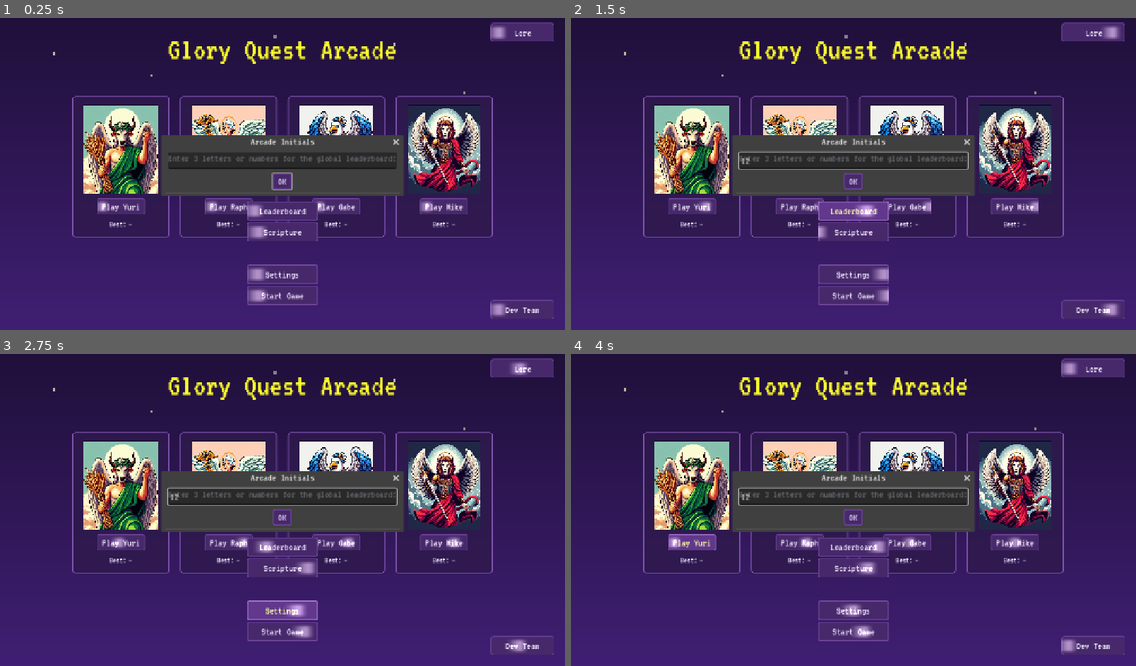
Above: before the commit, frames 1-4 (two rows, left to right).
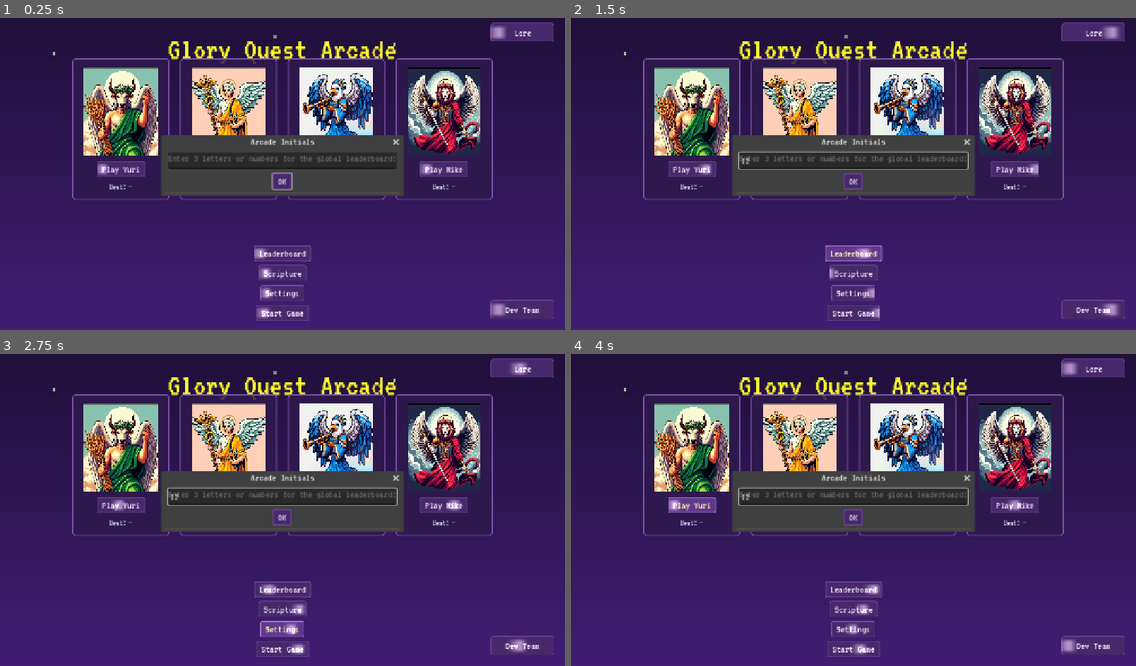
Above: after the commit, the same moments.

Repository: khrollo963/Occult-Video-Game-
Game: Godot game, scene res://scenes/UI/main_menu.tscn
The game is run twice, just before and just after one commit, with the same random seed, the same clock (stepped at 60 frames per second) and the same inputs.
Inputs (mouse positions are in pixels of both pictures, inside the frame that each line leads up to):
- Up to frame 1 (0.25 s): no input
- Up to frame 2 (1.5 s): click (853, 161) at 0.52 s; type "12" at 0.6 s; click "Leaderboard" at 1.25 s
- Up to frame 3 (2.75 s): click "Settings" at 2 s
- Up to frame 4 (4 s): click "Scripture" at 2.75 s; click "Play Yuri" at 3.5 s

The runs differ from the first frame. In frame 1, 18% of the frame differs, in the area x 12-88%, y 12-98%; in frame 2, 19%; in frame 3, 19%; in frame 4, 19%.

Commit message:
fix: menu layout, parallax crash, power-ups, and enemy kills
Reorganize main menu nav into BottomNav to stop button overlap. Use ParallaxSetup.create() so layer_colors works at runtime. Add scrolling Yuri power-up pickups and emit enemy_killed only on death.

Co-authored-by: Cursor <cursoragent@cursor.com>

Diff:
--- a/scenes/UI/main_menu.gd
+++ b/scenes/UI/main_menu.gd
@@ -35,10 +35,10 @@
 
 func _apply_button_sheen() -> void:
 	var buttons: Array[Button] = [
-		$StartButton,
-		$SettingsButton,
-		$ScriptureButton,
-		$LeaderboardButton,
+		$BottomNav/StartButton,
+		$BottomNav/SettingsButton,
+		$BottomNav/ScriptureButton,
+		$BottomNav/LeaderboardButton,
 		$LoreButton,
 		$AboutButton,
 		$CharacterRow/CardYuri/VBox/ButtonYuri,
--- a/scenes/UI/main_menu.tscn
+++ b/scenes/UI/main_menu.tscn
@@ -106,9 +106,9 @@
 anchor_right = 0.5
 anchor_bottom = 0.5
 offset_left = -470.0
-offset_top = -170.0
+offset_top = -250.0
 offset_right = 470.0
-offset_bottom = 150.0
+offset_bottom = 60.0
 grow_horizontal = 2
 grow_vertical = 2
 theme_override_constants/separation = 24
@@ -202,65 +202,41 @@
 size_flags_horizontal = 4
 text = "Play Mike"
 
-[node name="StartButton" type="Button" parent="."]
+[node name="BottomNav" type="VBoxContainer" parent="."]
 layout_mode = 1
 anchors_preset = 7
 anchor_left = 0.5
 anchor_top = 1.0
 anchor_right = 0.5
 anchor_bottom = 1.0
-offset_left = -80.0
-offset_top = -100.0
-offset_right = 80.0
-offset_bottom = -56.0
+offset_left = -100.0
+offset_top = -196.0
+offset_right = 100.0
+offset_bottom = -16.0
 grow_horizontal = 2
 grow_vertical = 0
+theme_override_constants/separation = 8
+alignment = 1
+
+[node name="LeaderboardButton" type="Button" parent="BottomNav"]
+layout_mode = 2
+size_flags_horizontal = 4
+text = "Leaderboard"
+
+[node name="ScriptureButton" type="Button" parent="BottomNav"]
+layout_mode = 2
+size_flags_horizontal = 4
+text = "Scripture"
+
+[node name="SettingsButton" type="Button" parent="BottomNav"]
+layout_mode = 2
+size_flags_horizontal = 4
+text = "Settings"
+
+[node name="StartButton" type="Button" parent="BottomNav"]
+layout_mode = 2
+size_flags_horizontal = 4
 text = "Start Game"
-
-[node name="SettingsButton" type="Button" parent="."]
-layout_mode = 1
-anchors_preset = 7
-anchor_left = 0.5
-anchor_top = 1.0
-anchor_right = 0.5
-anchor_bottom = 1.0
-offset_left = -80.0
-offset_top = -148.0
-offset_right = 80.0
-offset_bottom = -104.0
-grow_horizontal = 2
-grow_vertical = 0
-text = "Settings"
-
-[node name="ScriptureButton" type="Button" parent="."]
-layout_mode = 1
-anchors_preset = 7
-anchor_left = 0.5
-anchor_top = 1.0
-anchor_right = 0.5
-anchor_bottom = 1.0
-offset_left = -80.0
-offset_top = -244.0
-offset_right = 80.0
-offset_bottom = -200.0
-grow_horizontal = 2
-grow_vertical = 0
-text = "Scripture"
-
-[node name="LeaderboardButton" type="Button" parent="."]
-layout_mode = 1
-anchors_preset = 7
-anchor_left = 0.5
-anchor_top = 1.0
-anchor_right = 0.5
-anchor_bottom = 1.0
-offset_left = -80.0
-offset_top = -292.0
-offset_right = 80.0
-offset_bottom = -248.0
-grow_horizontal = 2
-grow_vertical = 0
-text = "Leaderboard"
 
 [node name="RandomSplash" type="CanvasLayer" parent="."]
 layer = 50
@@ -320,9 +296,9 @@
 [connection signal="pressed" from="CharacterRow/CardRaph/VBox/ButtonRaph" to="." method="_on_button_raph_pressed"]
 [connection signal="pressed" from="CharacterRow/CardGabe/VBox/ButtonGabe" to="." method="_on_button_gabe_pressed"]
 [connection signal="pressed" from="CharacterRow/CardMike/VBox/ButtonMike" to="." method="_on_button_mike_pressed"]
-[connection signal="pressed" from="StartButton" to="." method="_on_start_button_pressed"]
-[connection signal="pressed" from="SettingsButton" to="." method="_on_settings_button_pressed"]
-[connection signal="pressed" from="ScriptureButton" to="." method="_on_scripture_button_pressed"]
-[connection signal="pressed" from="LeaderboardButton" to="." method="_on_leaderboard_button_pressed"]
+[connection signal="pressed" from="BottomNav/StartButton" to="." method="_on_start_button_pressed"]
+[connection signal="pressed" from="BottomNav/SettingsButton" to="." method="_on_settings_button_pressed"]
+[connection signal="pressed" from="BottomNav/ScriptureButton" to="." method="_on_scripture_button_pressed"]
+[connection signal="pressed" from="BottomNav/LeaderboardButton" to="." method="_on_leaderboard_button_pressed"]
 [connection signal="pressed" from="LoreButton" to="." method="_on_lore_button_pressed"]
 [connection signal="pressed" from="AboutButton" to="." method="_on_about_button_pressed"]
--- a/scenes/levels/Gabriel/gabe_game.gd
+++ b/scenes/levels/Gabriel/gabe_game.gd
@@ -2,6 +2,7 @@
 
 const HUD_SCENE := preload("res://scenes/UI/hud.tscn")
 const SceneNav := preload("res://scripts/scene_nav.gd")
+const ParallaxSetup := preload("res://scripts/parallax_setup.gd")
 
 @onready var _settings: Node = get_node("/root/SettingsManager")
 @onready var _game_manager: Node = get_node("/root/GameManager")
@@ -75,7 +76,9 @@
 
 
 func _add_parallax() -> void:
-	var bg := ParallaxBackground.new()
-	bg.set_script(load("res://scripts/parallax_setup.gd"))
+	var bg := ParallaxSetup.create([
+		Color(0.12, 0.18, 0.42, 0.55),
+		Color(0.22, 0.32, 0.58, 0.4),
+	])
 	add_child(bg)
 	move_child(bg, 1)
--- a/scenes/levels/Michael/enemy.gd
+++ b/scenes/levels/Michael/enemy.gd
@@ -34,11 +34,14 @@
 func take_damage(amount := 1) -> void:
 	health -= amount
 	sprite.modulate = Color(1.0, 0.5, 0.5)
-	get_node("/root/EventBus").enemy_killed.emit()
 	get_node("/root/VfxManager").spawn("hit_spark", global_position)
+	var killed := health <= 0
+	if not killed:
+		get_node("/root/AudioManager").play_sfx("hit")
 	await get_tree().create_timer(0.08).timeout
 	sprite.modulate = Color.WHITE
 
-	if health <= 0:
+	if killed:
+		get_node("/root/EventBus").enemy_killed.emit()
 		get_node("/root/VfxManager").spawn("death_poof", global_position)
 		queue_free()
--- a/scenes/levels/Michael/mike_game.gd
+++ b/scenes/levels/Michael/mike_game.gd
@@ -2,6 +2,7 @@
 
 const HUD_SCENE := preload("res://scenes/UI/hud.tscn")
 const SceneNav := preload("res://scripts/scene_nav.gd")
+const ParallaxSetup := preload("res://scripts/parallax_setup.gd")
 const ENEMY_SCENE := preload("res://scenes/levels/Michael/enemy.tscn")
 const GOAL_SCENE := preload("res://scenes/levels/Michael/level_goal.tscn")
 
@@ -128,11 +129,9 @@
 
 
 func _add_parallax() -> void:
-	var bg := ParallaxBackground.new()
-	bg.set_script(load("res://scripts/parallax_setup.gd"))
-	bg.layer_colors = [
+	var bg := ParallaxSetup.create([
 		Color(0.05, 0.08, 0.22, 0.8),
 		Color(0.08, 0.12, 0.28, 0.6),
-	]
+	])
 	add_child(bg)
 	move_child(bg, 1)
--- a/scenes/levels/Raphael/raph_game.gd
+++ b/scenes/levels/Raphael/raph_game.gd
@@ -3,6 +3,7 @@
 const HUD_SCENE := preload("res://scenes/UI/hud.tscn")
 const PLATFORM_SCENE := preload("res://scenes/levels/Raphael/raph_platform.tscn")
 const SceneNav := preload("res://scripts/scene_nav.gd")
+const ParallaxSetup := preload("res://scripts/parallax_setup.gd")
 
 const HEIGHT_MILESTONES := {
 	500: "Yesod",
@@ -151,11 +152,9 @@
 
 
 func _add_parallax() -> void:
-	var bg := ParallaxBackground.new()
-	bg.set_script(load("res://scripts/parallax_setup.gd"))
-	bg.layer_colors = [
+	var bg := ParallaxSetup.create([
 		Color(0.98, 0.92, 0.72, 0.45),
 		Color(0.92, 0.78, 0.55, 0.35),
-	]
+	])
 	add_child(bg)
 	move_child(bg, 1)
--- /dev/null
+++ b/scenes/levels/Uriel/powerup_pickup.gd
@@ -0,0 +1,27 @@
+extends Area2D
+
+@export var speed := 400.0
+
+var _game: Node = null
+
+
+func set_game(game: Node) -> void:
+	_game = game
+
+
+func _ready() -> void:
+	monitoring = true
+
+
+func _process(delta: float) -> void:
+	position.x -= speed * delta
+	if position.x < -120.0:
+		queue_free()
+
+
+func _on_body_entered(body: Node2D) -> void:
+	if _game == null or not _game.has_method("collect_powerup"):
+		return
+	if body == _game.get("yuri"):
+		_game.collect_powerup()
+		queue_free()
--- /dev/null
+++ b/scenes/levels/Uriel/powerup_pickup.tscn
@@ -0,0 +1,23 @@
+[gd_scene load_steps=3 format=3 uid="uid://yuri_powerup01"]
+
+[ext_resource type="Script" path="res://scenes/levels/Uriel/powerup_pickup.gd" id="1_pickup"]
+[ext_resource type="Texture2D" path="res://assets/obstacles/sigil.png" id="2_tex"]
+
+[sub_resource type="CircleShape2D" id="CircleShape2D_pickup"]
+radius = 14.0
+
+[node name="PowerupPickup" type="Area2D"]
+collision_layer = 4
+collision_mask = 2
+monitoring = true
+script = ExtResource("1_pickup")
+
+[node name="Sprite2D" type="Sprite2D" parent="."]
+modulate = Color(1, 0.95, 0.35, 1)
+scale = Vector2(0.35, 0.35)
+texture = ExtResource("2_tex")
+
+[node name="CollisionShape2D" type="CollisionShape2D" parent="."]
+shape = SubResource("CircleShape2D_pickup")
+
+[connection signal="body_entered" from="." to="." method="_on_body_entered"]
--- a/scenes/levels/Uriel/yuri_game.gd
+++ b/scenes/levels/Uriel/yuri_game.gd
@@ -2,8 +2,10 @@
 
 const HUD_SCENE := preload("res://scenes/UI/hud.tscn")
 const SceneNav := preload("res://scripts/scene_nav.gd")
+const ParallaxSetup := preload("res://scripts/parallax_setup.gd")
 const OBSTACLE_SCENE := preload("res://scenes/levels/Uriel/obstacle.tscn")
 const OVERHEAD_SCENE := preload("res://scenes/levels/Uriel/obstacle_overhead.tscn")
+const POWERUP_SCENE := preload("res://scenes/levels/Uriel/powerup_pickup.tscn")
 
 @export var base_scroll_speed := 320.0
 @export var max_scroll_speed := 650.0
@@ -86,23 +88,16 @@
 
 
 func _spawn_powerup_pickup() -> void:
-	var area := Area2D.new()
-	var shape := CollisionShape2D.new()
-	var rect := RectangleShape2D.new()
-	rect.size = Vector2(28, 28)
-	shape.shape = rect
-	area.add_child(shape)
-	var sprite := ColorRect.new()
-	sprite.size = Vector2(24, 24)
-	sprite.color = Color(0.9, 0.85, 0.2)
-	area.add_child(sprite)
-	area.position = Vector2(1350.0, randf_range(420.0, 560.0))
-	area.body_entered.connect(func(body):
-		if body == yuri:
-			_apply_random_powerup()
-			area.queue_free()
-	)
-	add_child(area)
+	var pickup := POWERUP_SCENE.instantiate()
+	pickup.position = Vector2(1350.0, randf_range(420.0, 560.0))
+	pickup.speed = scroll_speed
+	if pickup.has_method("set_game"):
+		pickup.set_game(self)
+	add_child(pickup)
+
+
+func collect_powerup() -> void:
+	_apply_random_powerup()
 
 
 func _apply_random_powerup() -> void:
@@ -183,11 +178,9 @@
 
 
 func _add_parallax() -> void:
-	var bg := ParallaxBackground.new()
-	bg.set_script(load("res://scripts/parallax_setup.gd"))
-	bg.layer_colors = [
+	var bg := ParallaxSetup.create([
 		Color(0.35, 0.12, 0.35, 0.5),
 		Color(0.2, 0.45, 0.22, 0.45),
-	]
+	])
 	add_child(bg)
 	move_child(bg, 1)
--- a/scripts/parallax_setup.gd
+++ b/scripts/parallax_setup.gd
@@ -1,4 +1,6 @@
 extends ParallaxBackground
+
+class_name ParallaxSetup
 
 @export var layer_colors: Array[Color] = [
 	Color(0.08, 0.05, 0.18, 0.9),
@@ -6,6 +8,14 @@
 	Color(0.25, 0.12, 0.35, 0.55),
 ]
 @export var scroll_speeds: Array[float] = [0.15, 0.35, 0.6]
+
+
+static func create(colors: Array[Color], speeds: Array[float] = []) -> ParallaxSetup:
+	var bg := ParallaxSetup.new()
+	bg.layer_colors = colors
+	if not speeds.is_empty():
+		bg.scroll_speeds = speeds
+	return bg
 
 
 func _ready() -> void:
Not shown, added: scenes/levels/Uriel/powerup_pickup.gd.uid
